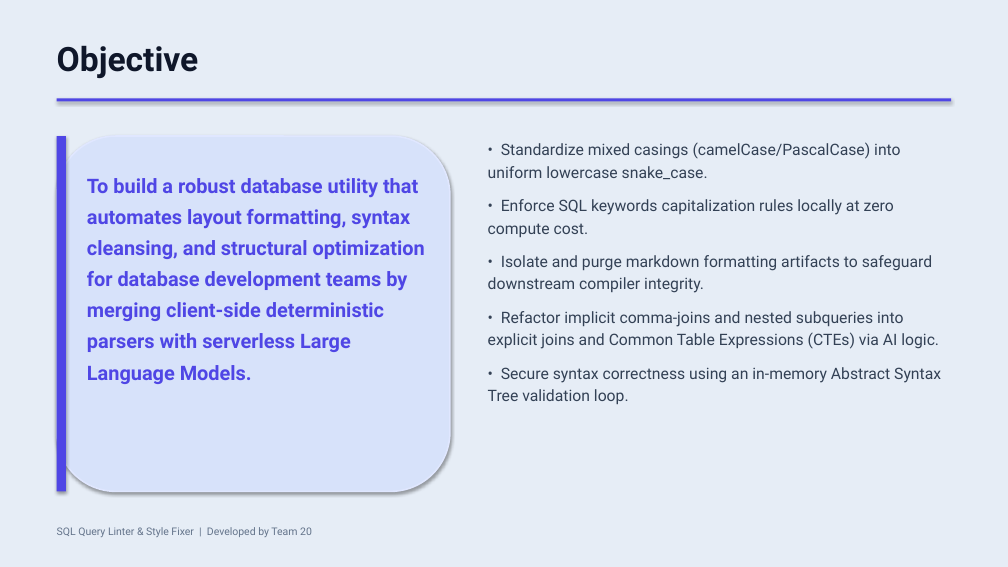
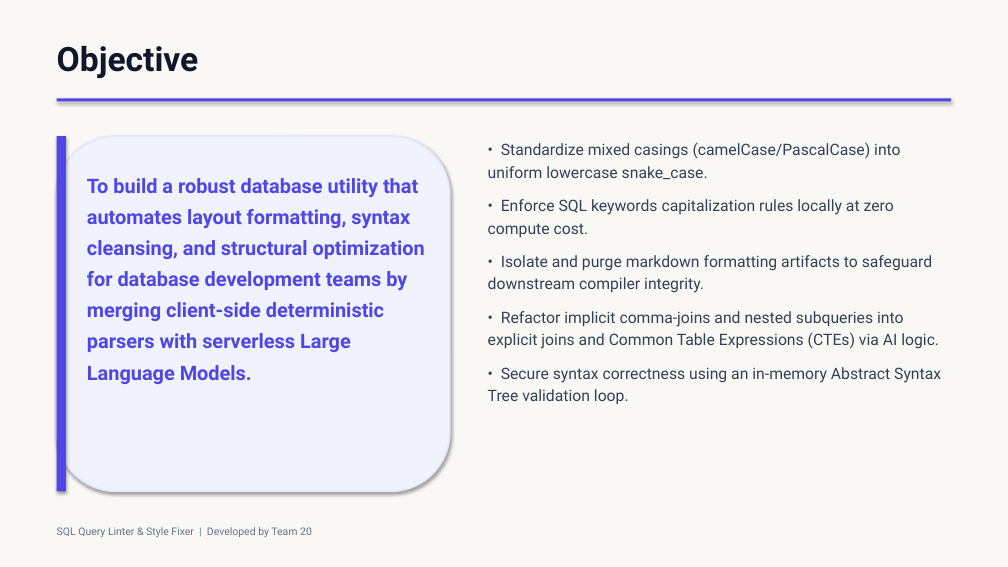
Before and after one commit to bharathpyla/sql-query-linter-style-fixer, a slide deck: slide 2 of Presentation.pptx. Drawn at 1008x567 pixels with LibreOffice and Linux fonts; fonts in the diff are those of the drawing. Boxes give left, top, right and bottom in pixels: in the first picture for what was removed or moved away, otherwise in the second. Text is boxed around its words. In the diff, an @@ line names an element or a change of style, - is before the commit and + after.

Commit message:
Update presentation Presentation.pptx with modern corporate Indigo & Cream theme

```diff
--- a/Presentation.pptx
+++ b/Presentation.pptx
@@ background #E6EDF6 to #FAF8F5 @@
@@ rounded rectangle at <box>57,136,450,492</box>: fill #D7E2FA to #F0F2FE @@
```
Also in this commit, not shown: 7 other slides changed.
